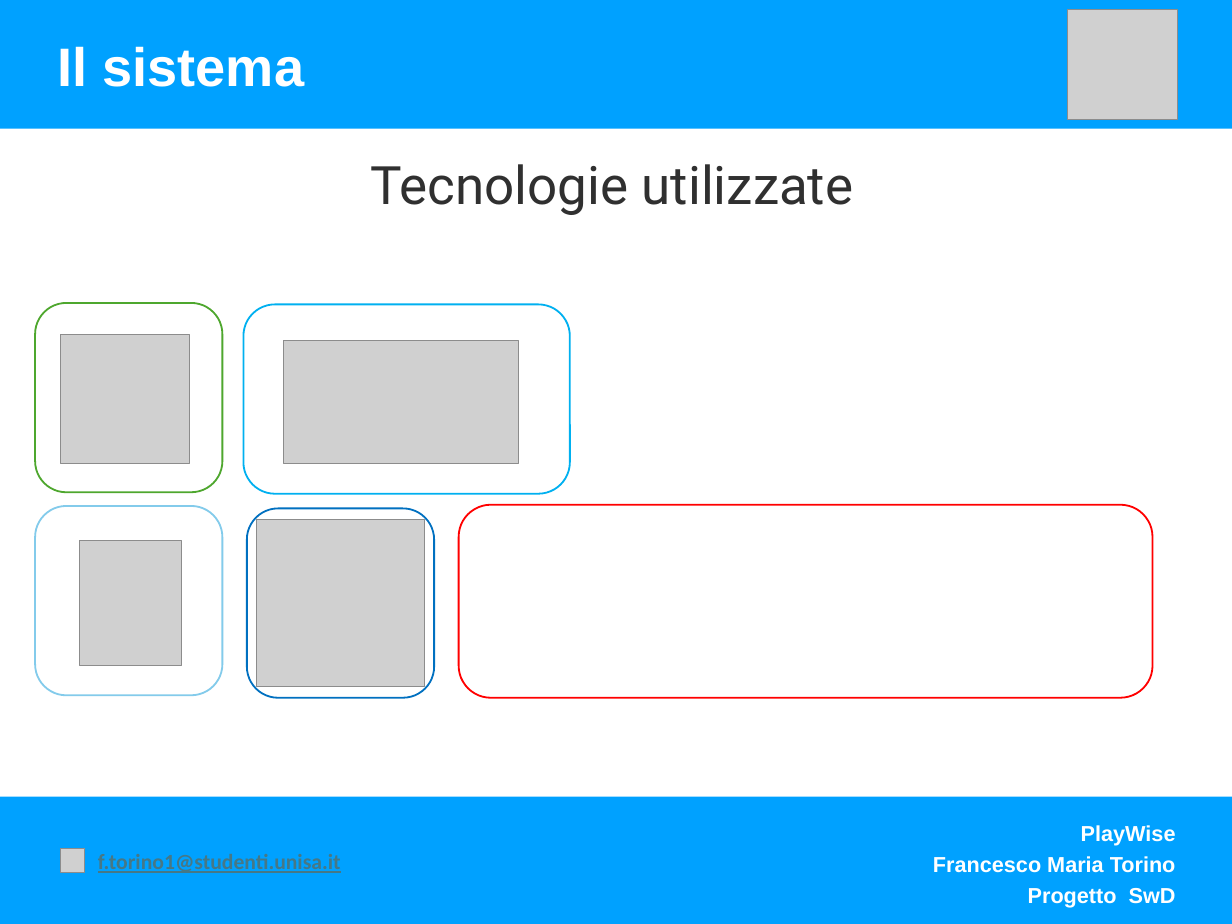
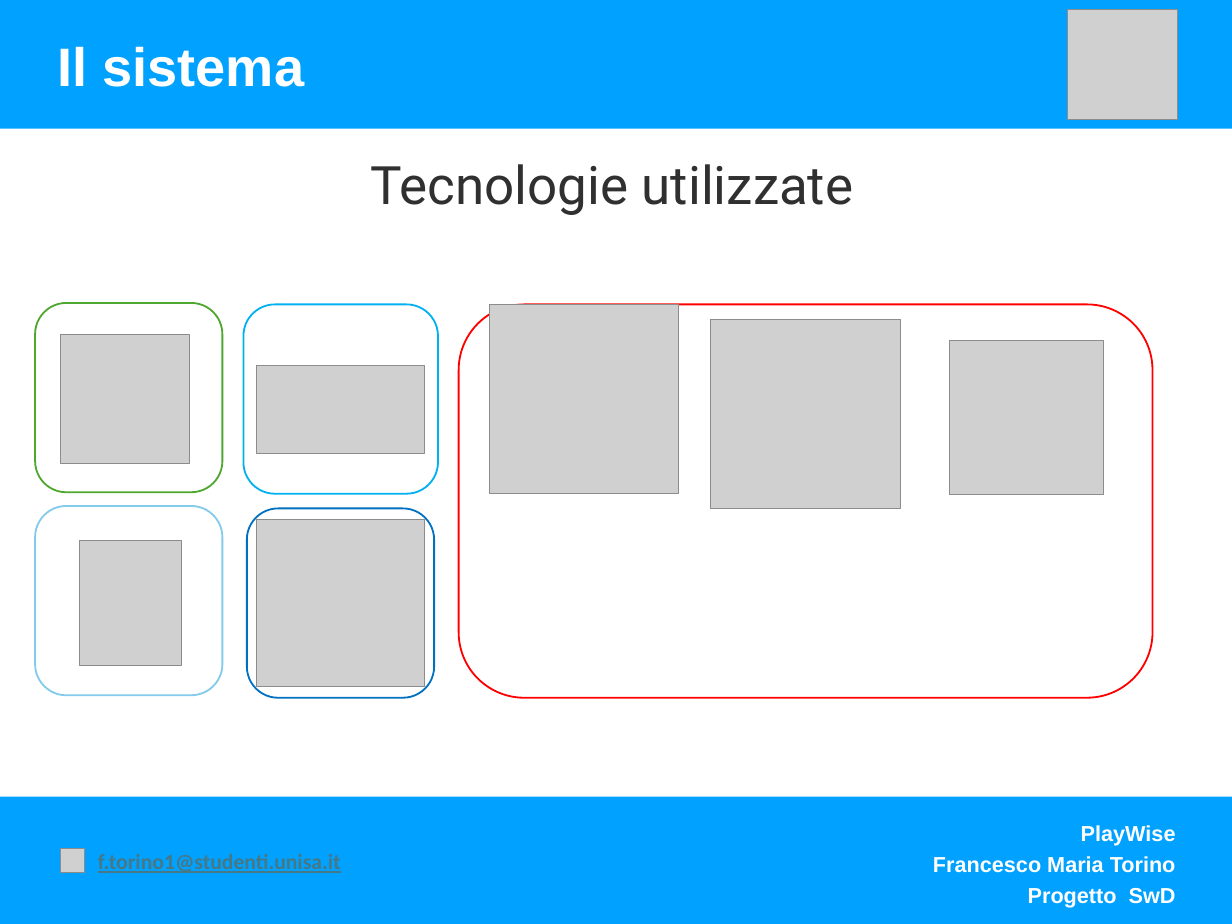
Before and after one commit to FrancescoTorino1999/PlayWiseDependability, a slide deck: slide 4 of Presentazione/Presentazione Playwise SwD.pptx. Drawn at 1232x924 pixels with LibreOffice and Linux fonts; fonts in the diff are those of the drawing; grey boxes stand for pictures. Boxes give left, top, right and bottom in pixels: in the first picture for what was removed or moved away, otherwise in the second. Text is boxed around its words. In the diff, an @@ line names an element or a change of style, - is before the commit and + after.

```diff
--- a/Presentazione/Presentazione Playwise SwD.pptx
+++ b/Presentazione/Presentazione Playwise SwD.pptx
@@ rounded rectangle resized from (x1=243, y1=304, x2=570, y2=494) to (x1=243, y1=304, x2=438, y2=494) @@
@@ rounded rectangle resized from (x1=458, y1=505, x2=1152, y2=698) to (x1=458, y1=304, x2=1152, y2=697) @@
@@ picture added at (x1=490, y1=304, x2=679, y2=494) @@
@@ picture added at (x1=711, y1=319, x2=901, y2=509) @@
@@ picture added at (x1=950, y1=340, x2=1104, y2=495) @@
@@ picture resized from (x1=283, y1=340, x2=518, y2=464) to (x1=257, y1=366, x2=425, y2=453) @@
```
Also in this commit, not shown: 1 other slide changed, 10 other files.
